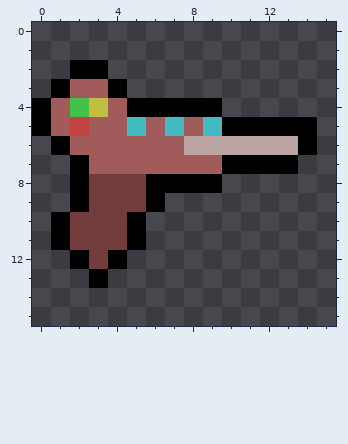
Pixel-art sprite: Assets/Images/raygun.png. Above: the version before the commit.
The file is 16x16 pixels.
The same view after the edit:
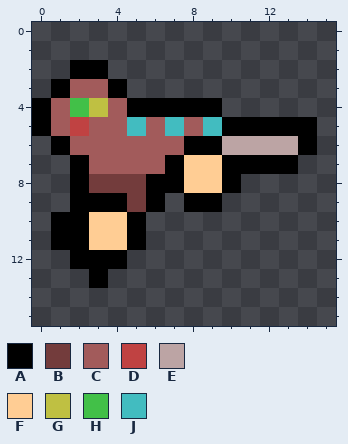
Palette (. is transparent): A #000000  B #733c3c  C #a25b5b  D #c04242  E #bca4a4  F #ffcd94  G #bfc042  H #42c048  J #42bcc0
Diff:
Changed rows in their new state; - is an unchanged pixel.
first column x 2:
 6 ------AA-
 7 -----AFF-
 8 ------FFA
 9 -AA---AA-
10 AFF------
11 AFF------
12 -A-------
Changed places in both pictures, as pixel boxes (x1, y1, x2, y2):
changed: (70, 136, 241, 269)
